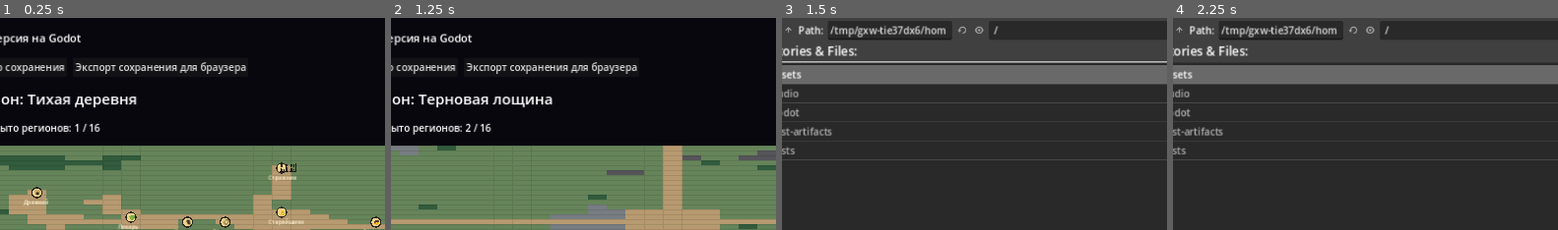
Above: before the commit, frames 1-4 (left to right).
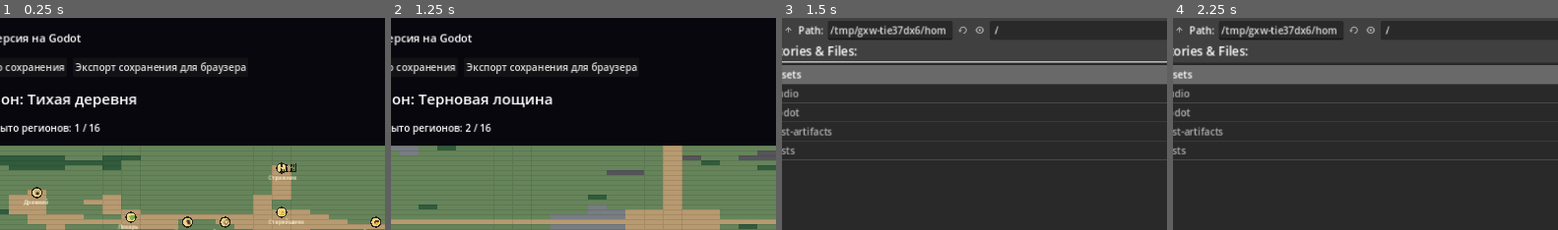
Above: after the commit, the same moments.

Repository: igor74r/magic-rpg-godot
Game: Godot game, scene res://godot/scenes/main.tscn
Same seed, same stepped clock (60 frames per second), same inputs: the game is played once before the commit and once after it.
Inputs (mouse positions are % of the whole screen's width and height, from its top left):
- Up to frame 1 (0.25 s): no input
- Up to frame 2 (1.25 s): click "Терновая лощина" at 0.5 s
- Up to frame 3 (1.5 s): click "Импорт браузерного сохранения" at 1.25 s
- Up to frame 4 (2.25 s): click (30, 64) at 2.02 s; type "12" at 2.1 s
The pictures show only the part of the screen within x 14-64%, y 9-59%; the shares and areas given below are measured in that part.

Frames 1-2 are identical in both runs. In frame 3, less than 0.1% of the frame differs, in the area x 43-57%, y 3-11%; in frame 4, less than 0.1%.

Commit message:
fix(events): tolerate malformed imported event fields

Diff:
--- a/godot/scripts/world_event_engine.gd
+++ b/godot/scripts/world_event_engine.gd
@@ -214,18 +214,18 @@
 		var campaign: Dictionary = campaigns.get(campaign_id, {})
 		if campaign.get("status") == "active" and int(campaign.get("stage", 0)) == int(event.get("campaignStage", 0)):
 			if status == "completed" and int(event.get("campaignStage", 0)) < 2:
-				campaign["stage"] = int(event.campaignStage) + 1
+				campaign["stage"] = int(event.get("campaignStage", 0)) + 1
 			else:
 				campaign["status"] = "completed" if status == "completed" else "failed"
 			campaigns[campaign_id] = campaign
 			world["factionCampaigns"] = campaigns
 	var faction_id := str(event.get("factionId", ""))
 	if status == "completed" and not faction_id.is_empty() and int(event.get("reputationReward", 0)) != 0:
-		FactionEngineScript.change_reputation(world, faction_id, int(event.reputationReward), str(event.name), "world-event")
+		FactionEngineScript.change_reputation(world, faction_id, int(event.reputationReward), str(event.get("name", "Региональное событие")), "world-event")
 	elif status == "failed" and bool(event.get("accepted", false)) and not faction_id.is_empty() and int(event.get("failureReputationDelta", 0)) != 0:
-		FactionEngineScript.change_reputation(world, faction_id, int(event.failureReputationDelta), "Провал: %s" % str(event.name), "world-event")
+		FactionEngineScript.change_reputation(world, faction_id, int(event.failureReputationDelta), "Провал: %s" % str(event.get("name", "региональное событие")), "world-event")
 	if faction_id == "hub-guardians" and status in ["completed","failed"]:
-		var region: Dictionary = WorldStateScript.get_region_record(world, str(event.regionId))
+		var region: Dictionary = WorldStateScript.get_region_record(world, str(event.get("regionId", "")))
 		if not region.is_empty(): region["securityThreat"] = clampi(int(region.get("securityThreat", 0)) + (-1 if status == "completed" else 1), 0, 3)
 	events["history"].append(completed)
 	while events.history.size() > HISTORY_LIMIT:
@@ -241,14 +241,16 @@
 				break
 		if remove_index < 0: break
 		events.history.remove_at(remove_index)
-	var cooldown_rng := WorldRandomScript.new(WorldRandomScript.derive_seed([world.get("seed", 1), "world-event-cooldown", event.id]))
-	events["cooldowns"][str(event.templateId)] = now + MIN_INTERVAL + cooldown_rng.next_int(INTERVAL_VARIANCE)
+	var cooldown_rng := WorldRandomScript.new(WorldRandomScript.derive_seed([world.get("seed", 1), "world-event-cooldown", event.get("id", "")]))
+	var cooldowns: Dictionary = events.get("cooldowns", {})
+	cooldowns[str(event.get("templateId", ""))] = now + MIN_INTERVAL + cooldown_rng.next_int(INTERVAL_VARIANCE)
+	events["cooldowns"] = cooldowns
 	var remaining: Array = []
 	for active_value in events.get("active", []):
 		if not active_value is Dictionary:
 			continue
 		var active_event: Dictionary = active_value
-		if str(active_event.get("id", "")) != str(event.id):
+		if str(active_event.get("id", "")) != str(event.get("id", "")):
 			remaining.append(active_event)
 	events["active"] = remaining
 	return completed
